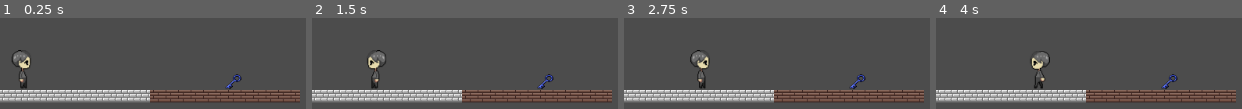
Above: before the commit, frames 1-4 (left to right).
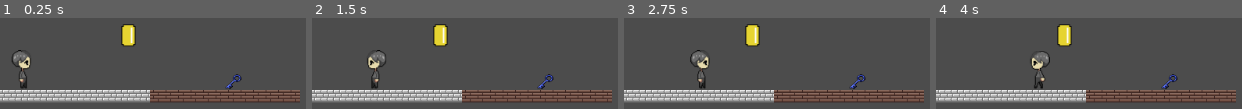
Above: after the commit, the same moments.

Repository: bkuon/Reverie
Game: Godot game, scene res://world.tscn
Two runs of this game, one before a commit and one after it. Both use one fixed random seed, a clock stepped at 60 frames per second and the inputs below.
Inputs:
- Up to frame 1 (0.25 s): no input
- Up to frame 2 (1.5 s): tap Enter at 0.5 s; hold Right (ui_right) 0.53-1.28 s; tap Z at 0.6, 1.35 s; hold Left (ui_left) from 1.28 s (still down)
- Up to frame 3 (2.75 s): release Left (ui_left) at 2.03 s; hold Right (ui_right) from 2.03 s (still down); tap Z at 2.1 s
- Up to frame 4 (4 s): tap Z at 2.85, 3.6 s; release Right (ui_right) at 3.53 s; hold Left (ui_left) from 3.53 s (still down)

The runs differ from the first frame. In frame 1, 1.1% of the frame differs, in the area x 39-45%, y 6-31%; in frame 2, 1.1%; in frame 3, 1.1%; in frame 4, 1.1%.

Commit message:
Added coin graphic

Diff:
--- a/world.tscn
+++ b/world.tscn
@@ -7,6 +7,7 @@
 [ext_resource path="res://bluekey.gd" type="Script" id=5]
 [ext_resource path="res://images/Items/bluekey.png" type="Texture" id=6]
 [ext_resource path="res://images/tilesets/basic.tres" type="TileSet" id=7]
+[ext_resource path="res://images/Items/Coin.png" type="Texture" id=8]
 
 [sub_resource type="SpriteFrames" id=1]
 animations = [ {
@@ -26,6 +27,9 @@
 
 [sub_resource type="RectangleShape2D" id=3]
 extents = Vector2( 16.5859, 10.0336 )
+
+[sub_resource type="RectangleShape2D" id=4]
+extents = Vector2( 11.0656, 15.163 )
 
 [node name="World" type="Node"]
 
@@ -69,7 +73,6 @@
 
 [node name="CollisionShape2D" type="CollisionShape2D" parent="keyObject/bluekey"]
 position = Vector2( 1.55856, 2.81018 )
-scale = Vector2( 1, 1 )
 shape = SubResource( 3 )
 
 [node name="TileMap" type="TileMap" parent="."]
@@ -78,3 +81,15 @@
 cell_quadrant_size = 25
 format = 1
 tile_data = PoolIntArray( 1769472, 1, 0, 1769473, 1, 0, 1769474, 1, 0, 1769475, 1, 0, 1769476, 1, 0, 1769477, 1, 0, 176 …(267 unchanged characters)…
+
+[node name="Coin" type="Node2D" parent="."]
+position = Vector2( 163.472, 362.06 )
+__meta__ = {
+"_edit_group_": true
+}
+
+[node name="Sprite" type="Sprite" parent="Coin"]
+texture = ExtResource( 8 )
+
+[node name="CollisionShape2D" type="CollisionShape2D" parent="Coin"]
+shape = SubResource( 4 )
Binary file added: images/Items/Coin.png
Not shown, added: images/Items/Coin.png.import
Not shown: 1 places in world.tscn that only renumber resources
